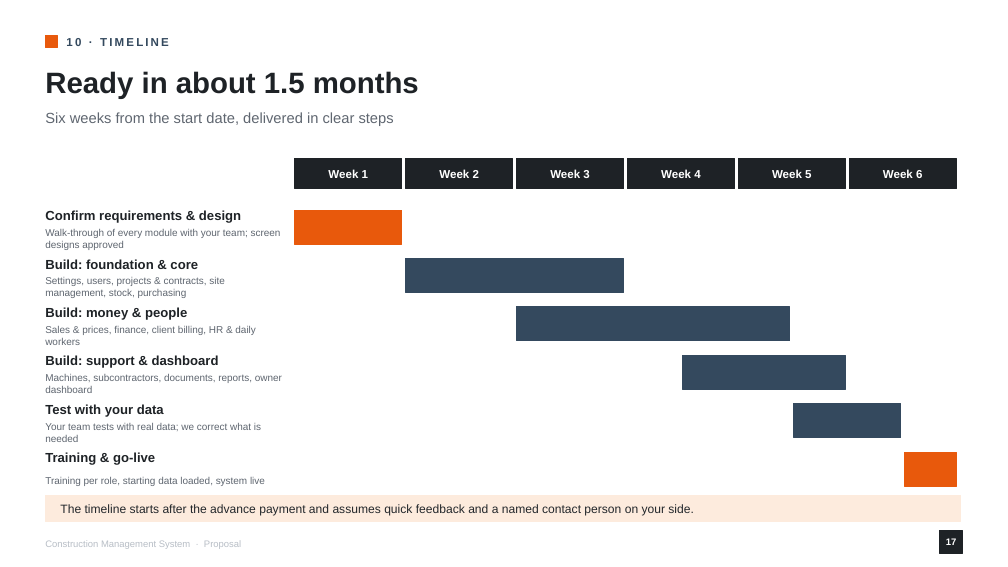
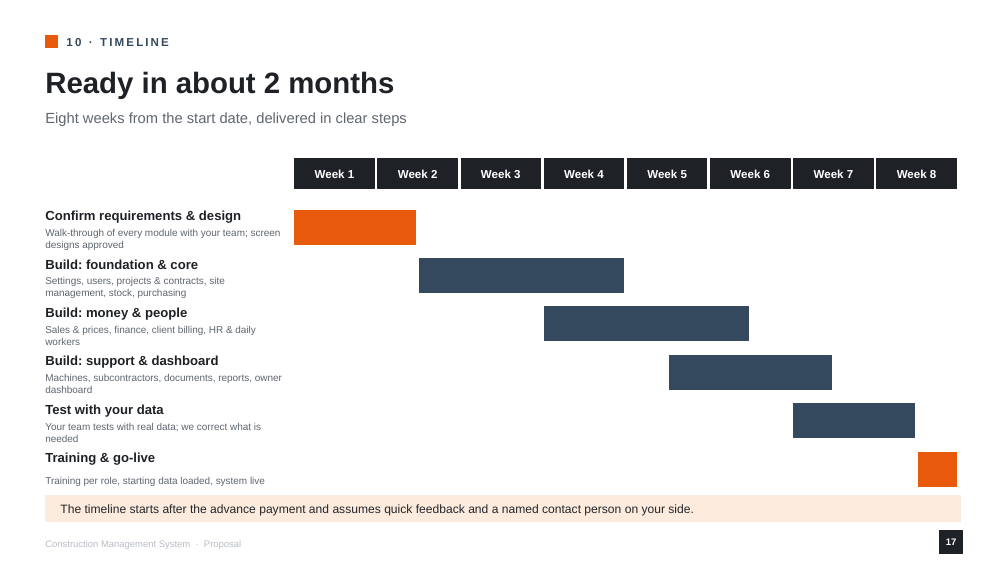
Before and after one commit to Abakas-Tech/ems-client, a slide deck: slide 17 of docs/proposals/Construction_Management_System_Proposal.pptx. Drawn at 1008x567 pixels with LibreOffice and Linux fonts; fonts in the diff are those of the drawing. Boxes give left, top, right and bottom in pixels: in the first picture for what was removed or moved away, otherwise in the second. Text is boxed around its words. In the diff, an @@ line names an element or a change of style, - is before the commit and + after.

```diff
--- a/docs/proposals/Construction_Management_System_Proposal.pptx
+++ b/docs/proposals/Construction_Management_System_Proposal.pptx
@@ text at bbox=[45, 71, 394, 99]: text changed @@
-Ready in about 1.5 months
+Ready in about 2 months
@@ text at bbox=[45, 112, 407, 126]: text changed @@
-Six weeks from the start date, delivered in clear steps
+Eight weeks from the start date, delivered in clear steps
@@ text "Week 1": place and size @@
-text "Week 1" at bbox=[328, 169, 368, 178]
+text "Week 1" at bbox=[315, 169, 354, 178]
@@ rectangle: place and size @@
-rectangle at bbox=[295, 159, 402, 189]
+rectangle at bbox=[295, 159, 374, 189]
@@ text "Week 2": place and size @@
-text "Week 2" at bbox=[439, 169, 479, 178]
+text "Week 2" at bbox=[398, 169, 437, 178]
@@ rectangle added at bbox=[378, 159, 457, 189], fill #1E2226, outline #1E2226 1 pt @@
@@ text "Week 3": place and size @@
-text "Week 3" at bbox=[550, 169, 589, 178]
+text "Week 3" at bbox=[481, 169, 520, 178]
@@ rectangle: place and size @@
-rectangle at bbox=[406, 159, 513, 189]
+rectangle at bbox=[461, 159, 541, 189]
@@ text "Week 4": place and size @@
-text "Week 4" at bbox=[661, 169, 700, 178]
+text "Week 4" at bbox=[564, 169, 603, 178]
@@ rectangle: place and size @@
-rectangle at bbox=[516, 159, 624, 189]
+rectangle at bbox=[544, 159, 624, 189]
@@ text "Week 5": place and size @@
-text "Week 5" at bbox=[772, 169, 811, 181]
+text "Week 5" at bbox=[647, 169, 687, 178]
@@ rectangle: place and size @@
-rectangle at bbox=[628, 159, 735, 189]
+rectangle at bbox=[628, 159, 707, 189]
@@ text "Week 6": place and size @@
-text "Week 6" at bbox=[883, 169, 922, 178]
+text "Week 6" at bbox=[730, 169, 770, 178]
@@ rectangle added at bbox=[711, 159, 790, 189], fill #1E2226, outline #1E2226 1 pt @@
@@ rectangle: place and size @@
-rectangle at bbox=[739, 159, 846, 189]
+rectangle at bbox=[794, 159, 873, 189]
@@ text added at bbox=[814, 169, 853, 178], 11 pt, text #FFFFFF, bold @@
+Week 7
@@ rectangle: place and size @@
-rectangle at bbox=[849, 159, 957, 189]
+rectangle at bbox=[877, 159, 957, 189]
@@ text added at bbox=[897, 169, 936, 181], 11 pt, text #FFFFFF, bold @@
+Week 8
@@ rectangle: place and size @@
-rectangle at bbox=[295, 210, 402, 244]
+rectangle at bbox=[295, 210, 416, 244]
@@ rectangle: place and size @@
-rectangle at bbox=[406, 259, 624, 293]
+rectangle at bbox=[420, 259, 624, 293]
@@ rectangle: place and size @@
-rectangle at bbox=[516, 307, 790, 341]
+rectangle at bbox=[544, 307, 749, 341]
@@ rectangle: place and size @@
-rectangle at bbox=[683, 355, 845, 389]
+rectangle at bbox=[669, 355, 832, 389]
@@ rectangle: place and size @@
-rectangle at bbox=[794, 404, 901, 438]
+rectangle at bbox=[794, 404, 915, 438]
@@ rectangle: place and size @@
-rectangle at bbox=[905, 452, 957, 486]
+rectangle at bbox=[919, 452, 957, 486]
```
Also in this commit, not shown: 2 other slides changed.
